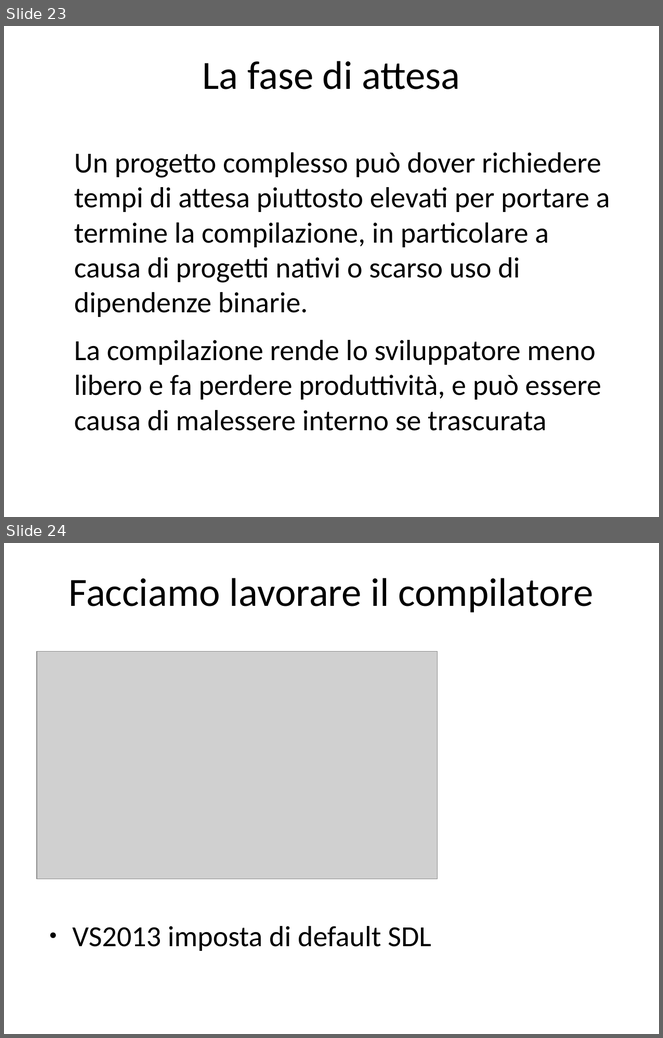
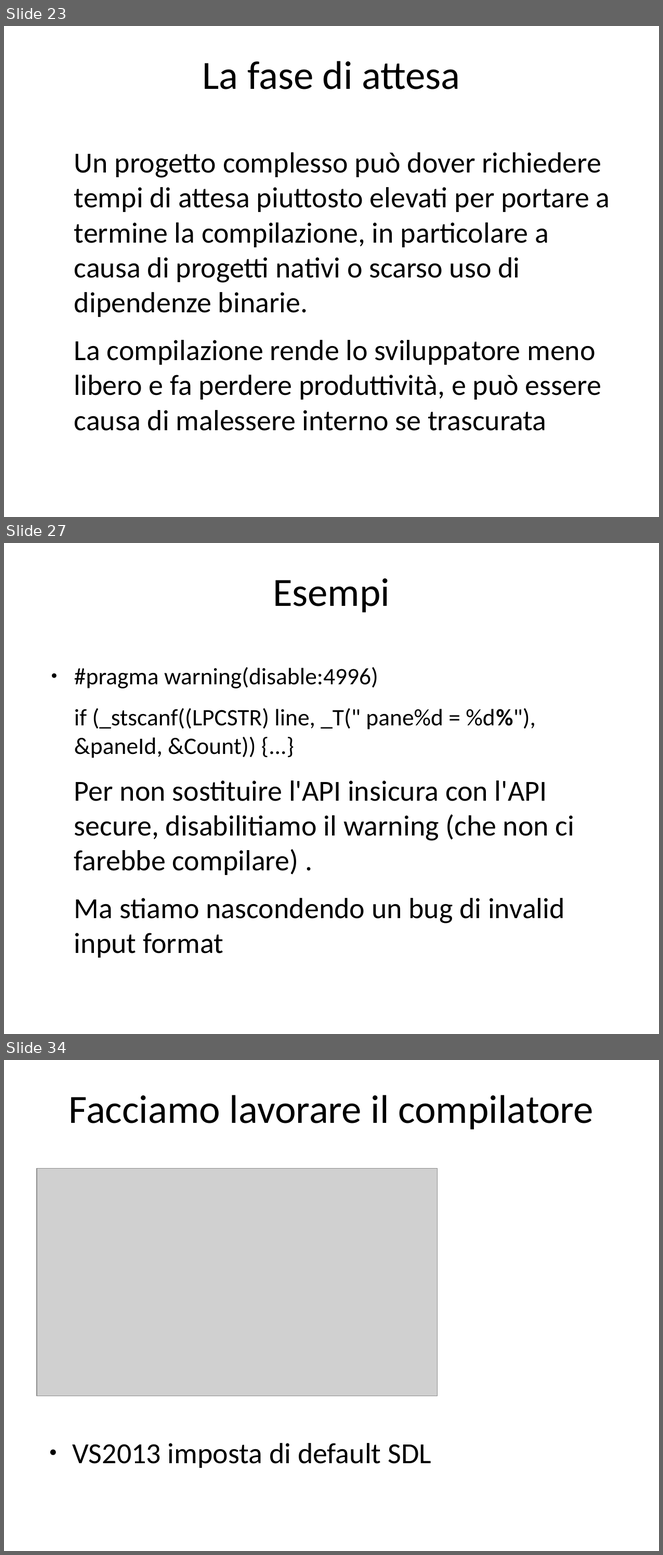
Before and after one commit to rramirez-tec-mx/Repo, a slide deck: La salute del software.odp. Shown one above the other, each under a label of ours: slides 23 and 24 before the commit, slides 23, 27 and 34 after it; the slides between them are not shown. The pictures are 663x1038 and 663x1555 pixels, drawn with LibreOffice and Linux fonts; fonts in the diff are those of the drawing; grey boxes stand for pictures. Boxes give left, top, right and bottom in pixels: in the first picture for what was removed or moved away, otherwise in the second. Text is boxed around its words. In the diff, an @@ line names an element or a change of style, - is before the commit and + after.

```diff
--- a/La salute del software.odp
+++ b/La salute del software.odp
@@ slide 27 added at [4,543,659,1034], background #FFFFFF @@
@@ title added at [273,578,390,613], 44 pt, text #000000 @@
+Esempi
@@ text added at [74,667,574,958], 32 pt, text #000000 @@
+● #pragma warning(disable:4996)
+if (_stscanf((LPCSTR) line, _T(" pane%d = %d%"), &paneId, &Count)) {...}
+Per non sostituire l'API insicura con l'API secure, disabilitiamo il warning (che non ci farebbe compilare) .
+Ma stiamo nascondendo un bug di invalid input format
@@ what was slide 24 is now slide 34 @@
```
Also in this commit, not shown: 9 other slides added, 5 other files.
